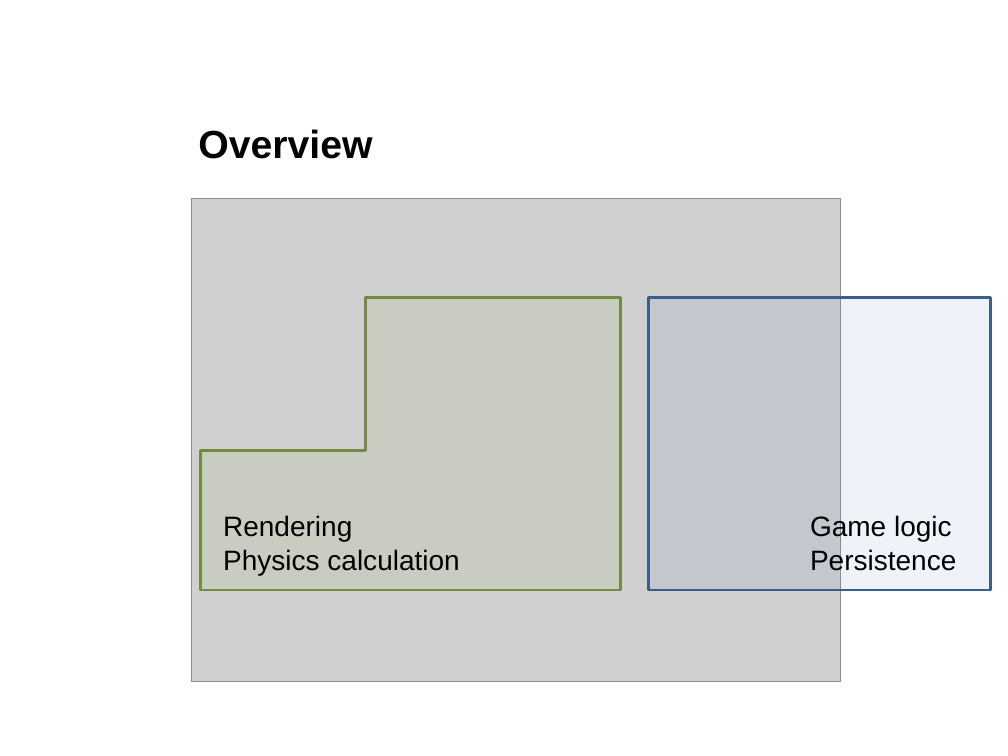
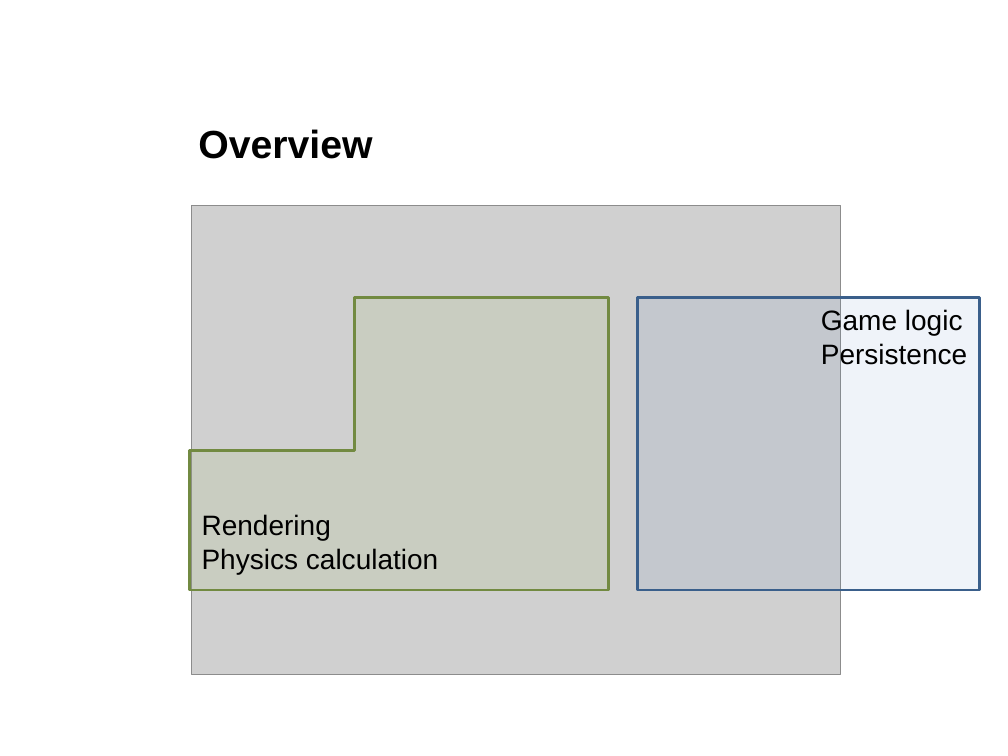
Before and after one commit to boskoop/comet-pinball, a slide deck: slide 11 of doc/presentation/presentation.pptx. Drawn at 1008x756 pixels with LibreOffice and Linux fonts; fonts in the diff are those of the drawing; grey boxes stand for pictures; background and template pictures are left out. Boxes give left, top, right and bottom in pixels: in the first picture for what was removed or moved away, otherwise in the second. Text is boxed around its words. In the diff, an @@ line names an element or a change of style, - is before the commit and + after.

Commit message:
updated presentation with persistence package updated play field xmls to correct url (https) updated uml

```diff
--- a/doc/presentation/presentation.pptx
+++ b/doc/presentation/presentation.pptx
@@ picture resized from (x1=192, y1=199, x2=841, y2=681) to (x1=192, y1=206, x2=841, y2=674) @@
@@ corner moved from (x1=201, y1=297, x2=620, y2=590) to (x1=190, y1=297, x2=609, y2=590) @@
@@ rectangle moved from (x1=648, y1=297, x2=990, y2=590) to (x1=637, y1=297, x2=979, y2=590) @@
@@ text "Game logic" moved from (x1=810, y1=515, x2=956, y2=575) to (x1=821, y1=308, x2=967, y2=369) @@
@@ text "Rendering" moved from (x1=223, y1=515, x2=459, y2=575) to (x1=202, y1=514, x2=438, y2=574) @@
```
Also in this commit, not shown: 8 other slides changed, 4 other files.
